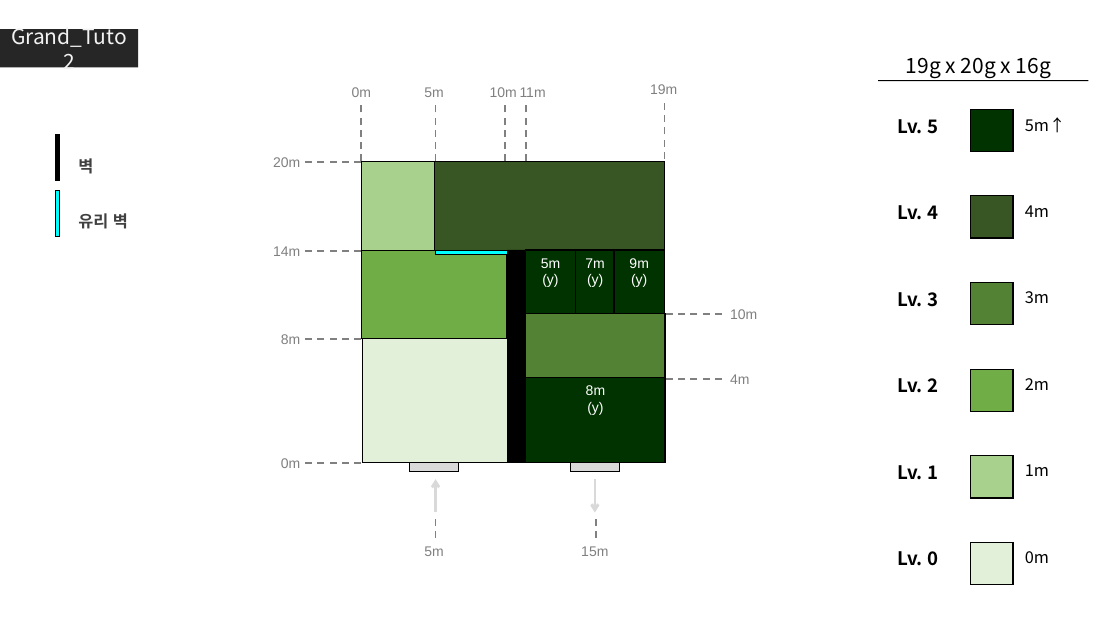
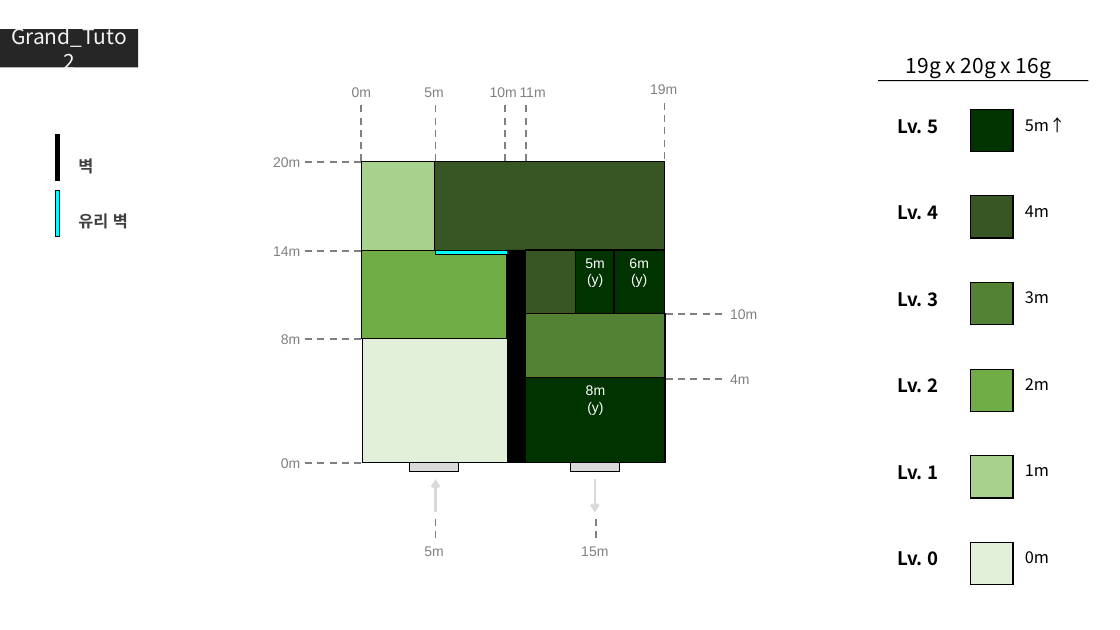
Before and after one commit to GGMGangsterHamster/GangsterHamster, a slide deck: slide 2 of Documents/LevelDesign/GrandStage/Grand_Stage.pptx. Drawn at 1120x630 pixels with LibreOffice and Linux fonts; fonts in the diff are those of the drawing. Boxes give left, top, right and bottom in pixels: in the first picture for what was removed or moved away, otherwise in the second. Text is boxed around its words. In the diff, an @@ line names an element or a change of style, - is before the commit and + after.

```diff
--- a/Documents/LevelDesign/GrandStage/Grand_Stage.pptx
+++ b/Documents/LevelDesign/GrandStage/Grand_Stage.pptx
@@ rectangle at [526,250,576,315]: fill #003300 to #385723 @@
@@ text in rectangle at [541,258,560,287]: text removed @@
-5m
-(y)
@@ text in rectangle at [585,258,604,268]: text changed @@
-7m
+5m
@@ text in rectangle at [629,258,648,268]: text changed @@
-9m
+6m
```
Also in this commit, not shown: 1 slide added.
